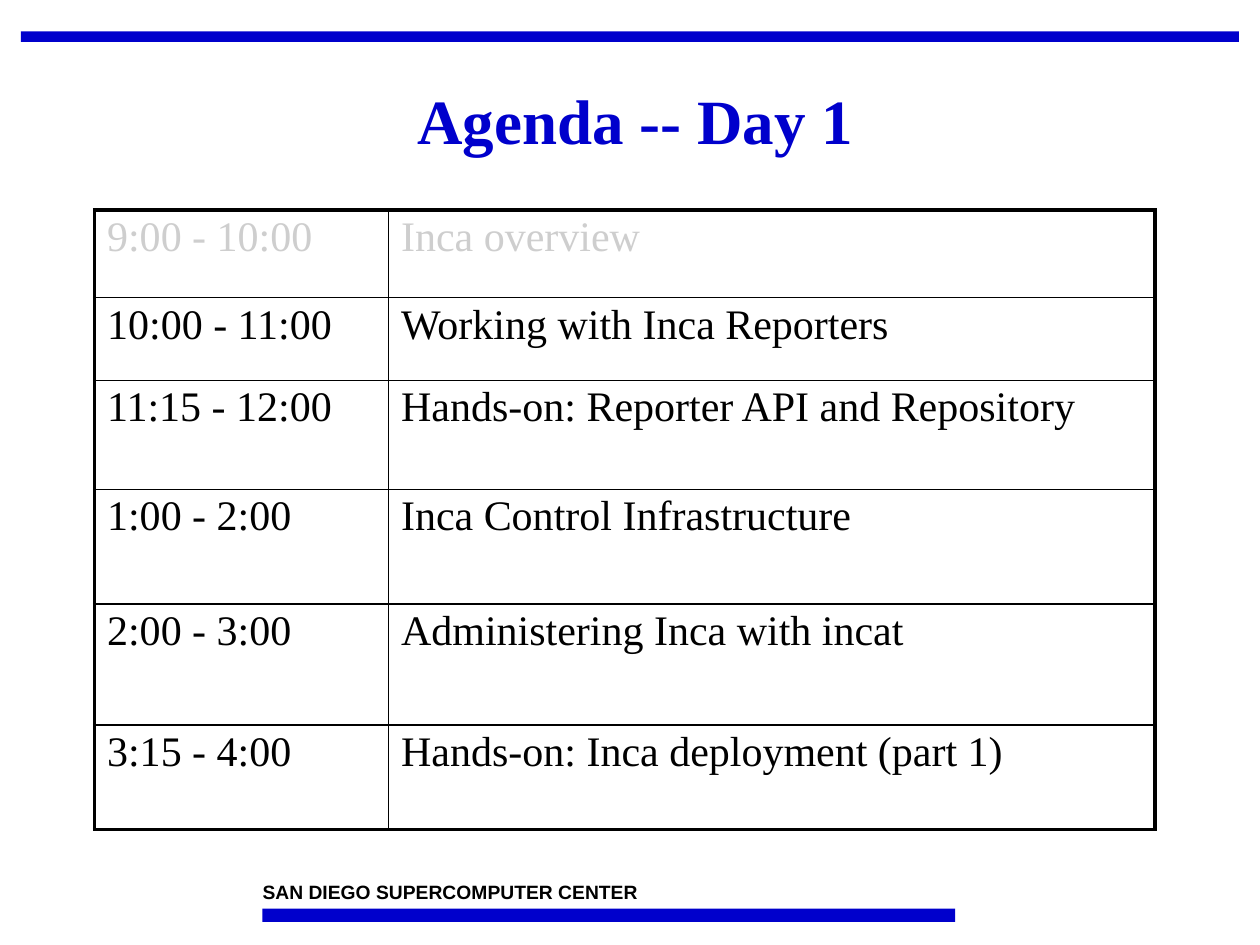
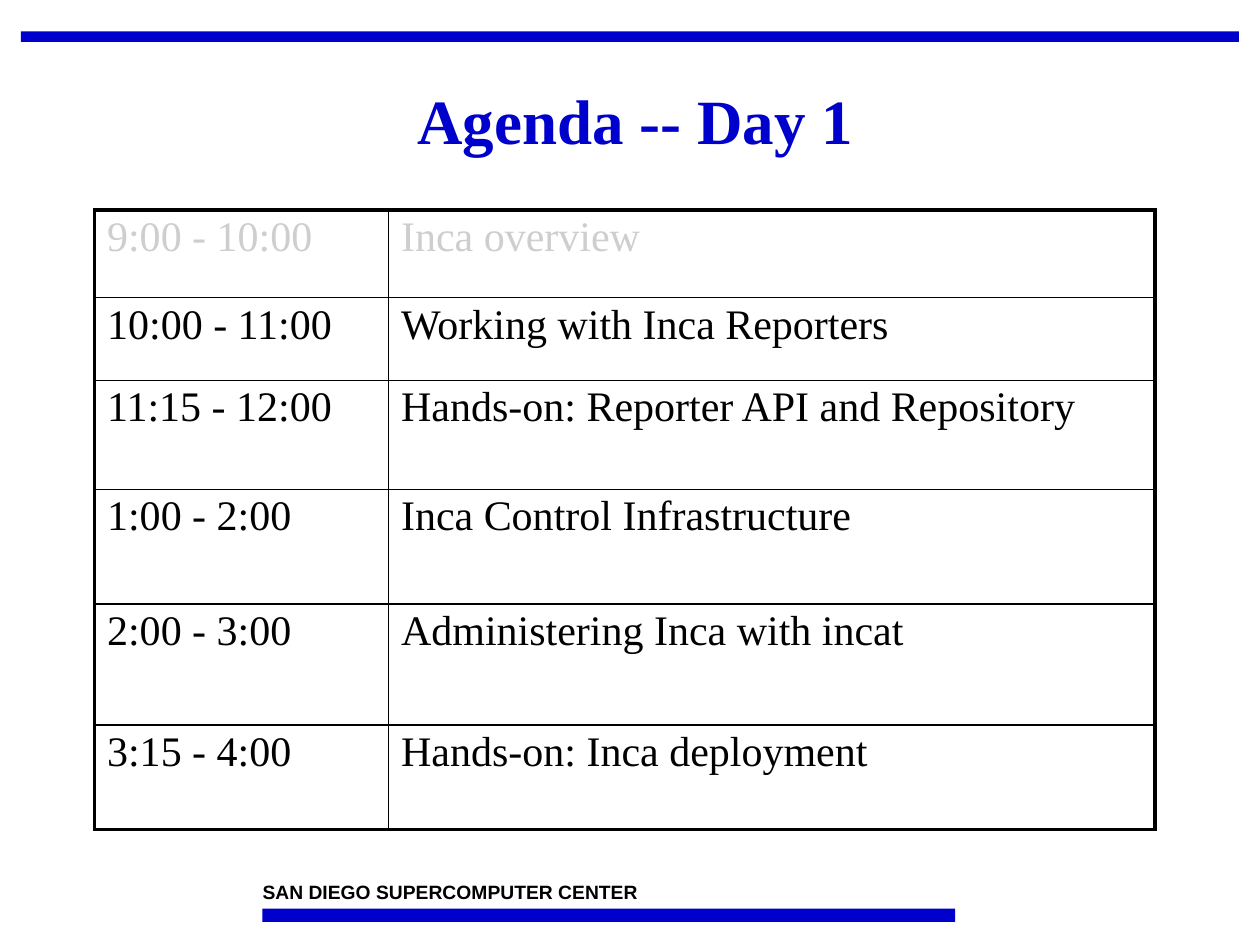
Before and after one commit to IncaProject/inca-xsede, a slide deck: slide 26 of talks/2010/2010workshop/overview.pptx. Drawn at 1260x945 pixels with LibreOffice and Linux fonts; fonts in the diff are those of the drawing; background and template pictures are left out. Boxes give left, top, right and bottom in pixels: in the first picture for what was removed or moved away, otherwise in the second. Text is boxed around its words. In the diff, an @@ line names an element or a change of style, - is before the commit and + after.

```diff
--- a/talks/2010/2010workshop/overview.pptx
+++ b/talks/2010/2010workshop/overview.pptx
@@ table at (94, 210, 1154, 830) @@
-row 6, column 2: Hands-on: Inca deployment (part 1)
+row 6, column 2: Hands-on: Inca deployment
```
Also in this commit, not shown: 1 other file.
